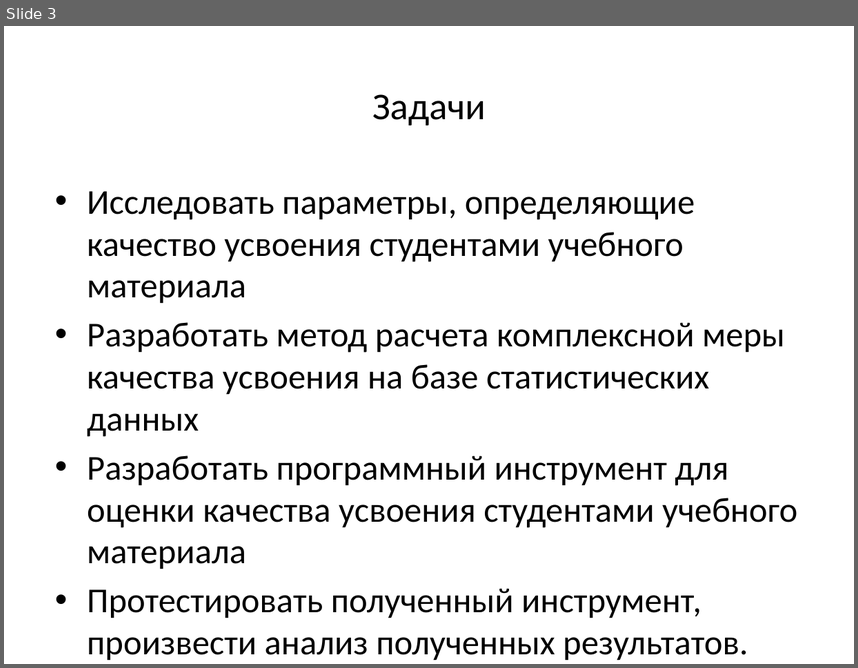
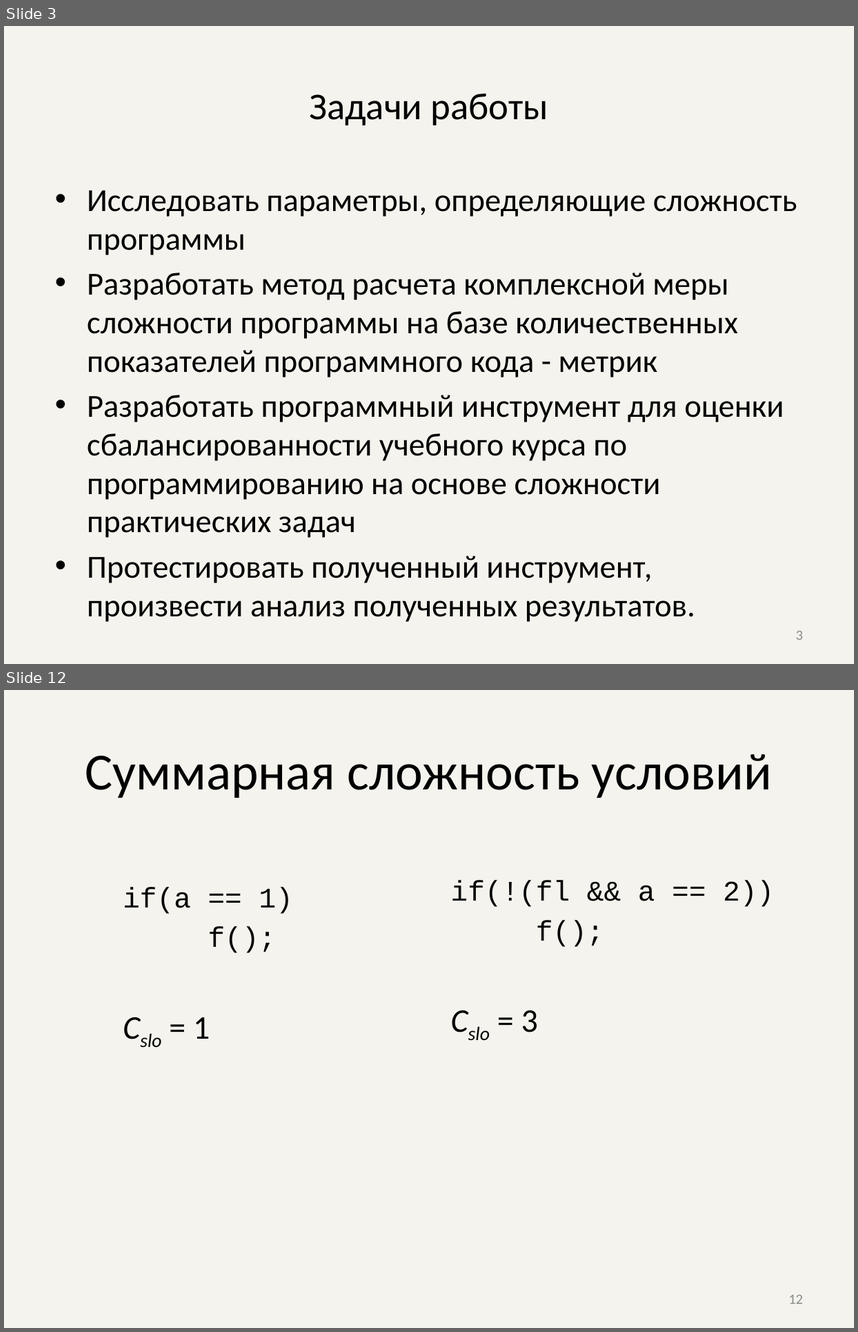
Before and after one commit to AlexDevyatov/Dissertation, a slide deck: Презентация.pptx. Shown one above the other, each under a label of ours: slide 3 before the commit, slides 3 and 12 after it; the slides between them are not shown. The pictures are 858x668 and 858x1332 pixels, drawn with LibreOffice and Linux fonts; fonts in the diff are those of the drawing. Boxes give left, top, right and bottom in pixels: in the first picture for what was removed or moved away, otherwise in the second. Text is boxed around its words. In the diff, an @@ line names an element or a change of style, - is before the commit and + after.

```diff
--- a/Презентация.pptx
+++ b/Презентация.pptx
@@ slide 12 added at bbox=[4, 690, 854, 1328], background #EEECE1 at 60% opacity @@
@@ title added at bbox=[85, 754, 772, 798], 44 pt, text #000000 @@
+Суммарная сложность условий
@@ text added at bbox=[123, 887, 293, 1038], 24 pt, text #000000 @@
+if(a == 1)
+f();
+Cslo = 1
@@ text added at bbox=[451, 880, 774, 1032], 24 pt, text #000000 @@
+if(!(fl && a == 2))
+f();
+Cslo = 3
@@ page number added at bbox=[789, 1294, 803, 1303], 12 pt, text #8C8C8C @@
+12
@@ slide 3 changed as well @@
@@ background #FFFFFF to #EEECE1 at 60% opacity @@
@@ title at bbox=[309, 93, 548, 125]: text changed @@
-Задачи
+Задачи работы
@@ text at bbox=[87, 190, 797, 537]: text changed; size 29.6 to 27.2 pt @@
-• Исследовать параметры, определяющие качество усвоения студентами учебного материала
-• Разработать метод расчета комплексной меры качества усвоения на базе статистических данных
-• Разработать программный инструмент для оценки качества усвоения студентами учебного материала
+• Исследовать параметры, определяющие сложность программы
+• Разработать метод расчета комплексной меры сложности программы на базе количественных показателей программного кода - метрик
+• Разработать программный инструмент для оценки сбалансированности учебного курса по программированию на основе сложности практических задач
@@ text at bbox=[87, 555, 652, 583]: size 29.6 to 27.2 pt in "Протестировать полученный инструмент, произвести анализ полу ..." @@
@@ page number added at bbox=[796, 630, 803, 639], 12 pt, text #8C8C8C @@
+3
```
Also in this commit, not shown: 1 other slide changed, 17 other slides added, 7 slides removed, 13 other files.
